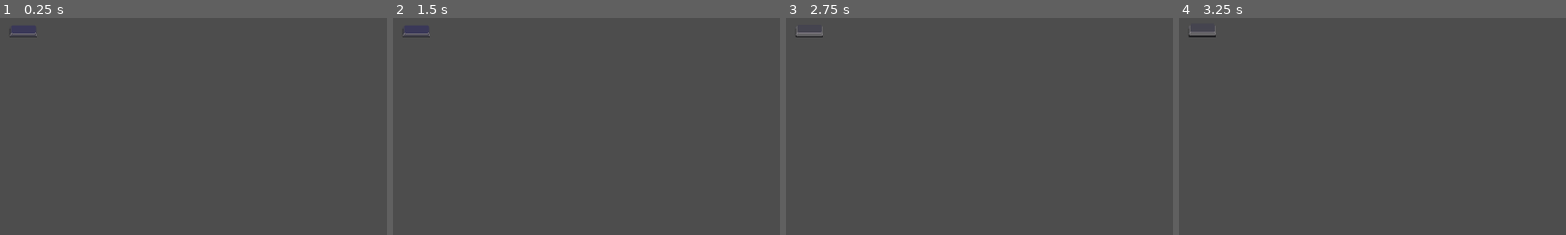
Above: before the commit, frames 1-4 (left to right).
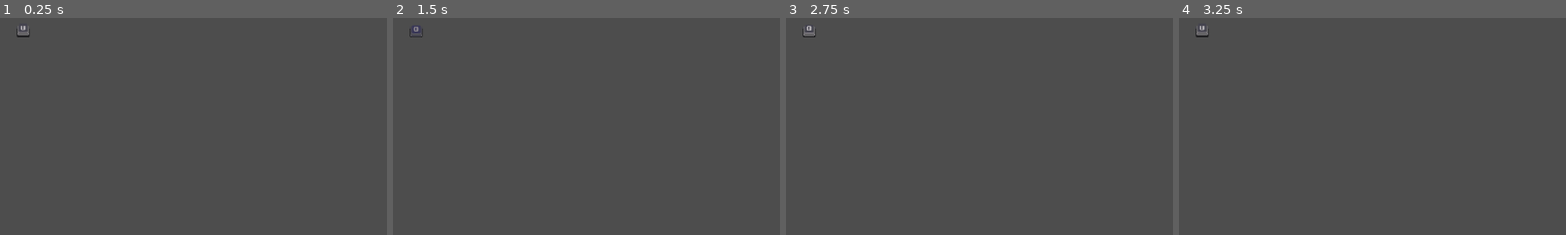
Above: after the commit, the same moments.

Repository: youchanje30/Help-Me-KeyBoard-Warrior
Game: Godot game, scene res://Scenes/testkey.tscn
The game is run twice, just before and just after one commit, with the same random seed, the same clock (stepped at 60 frames per second) and the same inputs. The project has no main scene, so this scene is started directly.
Inputs:
- Up to frame 1 (0.25 s): no input
- Up to frame 2 (1.5 s): tap Enter at 0.5 s; tap Space at 1.25 s
- Up to frame 3 (2.75 s): no input
- Up to frame 4 (3.25 s): tap Enter at 2.75 s
The pictures show only the part of the screen within x 0-50%, y 0-50%; the shares and areas given below are measured in that part.

The runs differ from the first frame. In frame 1, 0.1% of the frame differs, in the area x 2-10%, y 3-9%; in frame 2, less than 0.1%; in frame 3, 0.1%; in frame 4, 0.1%.

Commit message:
keyboard setting
make keyboard with hand.. tired

Diff:
--- /dev/null
+++ b/Scenes/keyboard.tscn
@@ -0,0 +1,491 @@
+[gd_scene load_steps=59 format=3 uid="uid://d2mgkbc7a06ri"]
+
+[ext_resource type="Texture2D" uid="uid://c33vrem1320xw" path="res://Sprites/Keyboards/AllKeys/EMPTY1.png" id="1_nsyqp"]
+[ext_resource type="Texture2D" uid="uid://dfatth45tu6jb" path="res://Sprites/Keyboards/AllKeys/1.png" id="1_wpl7q"]
+[ext_resource type="Texture2D" uid="uid://wa5vf20si71o" path="res://Sprites/Keyboards/AllKeys/2.png" id="2_wrfmh"]
+[ext_resource type="Texture2D" uid="uid://bdsmm7ulrwbvb" path="res://Sprites/Keyboards/AllKeys/3.png" id="3_gnod7"]
+[ext_resource type="Texture2D" uid="uid://1yhxwxo2ispd" path="res://Sprites/Keyboards/AllKeys/4.png" id="4_mub0k"]
+[ext_resource type="Texture2D" uid="uid://dgh16wlyw6d4m" path="res://Sprites/Keyboards/AllKeys/5.png" id="5_gr561"]
+[ext_resource type="Texture2D" uid="uid://b758oix4brokp" path="res://Sprites/Keyboards/AllKeys/6.png" id="6_iaoia"]
+[ext_resource type="Texture2D" uid="uid://mbl4v4vxu1m7" path="res://Sprites/Keyboards/AllKeys/7.png" id="7_ss8x5"]
+[ext_resource type="Texture2D" uid="uid://ctttmr22p5dqm" path="res://Sprites/Keyboards/AllKeys/8.png" id="8_p3dl4"]
+[ext_resource type="Texture2D" uid="uid://07475mdgbpsn" path="res://Sprites/Keyboards/AllKeys/9.png" id="9_7dcch"]
+[ext_resource type="Texture2D" uid="uid://drcdhbhup0cgb" path="res://Sprites/Keyboards/AllKeys/0.png" id="10_cq2ue"]
+[ext_resource type="Texture2D" uid="uid://x1cd6qf6w2bf" path="res://Sprites/Keyboards/AllKeys/TAB.png" id="12_0q7ex"]
+[ext_resource type="Texture2D" uid="uid://dv2xy0wi0ffy4" path="res://Sprites/Keyboards/AllKeys/P.png" id="12_doyp5"]
+[ext_resource type="Texture2D" uid="uid://dhv6xkn28d1np" path="res://Sprites/Keyboards/AllKeys/PLUS.png" id="13_j2xr1"]
+[ext_resource type="Texture2D" uid="uid://d2jic3rvfc8wi" path="res://Sprites/Keyboards/AllKeys/Q.png" id="13_jqhdm"]
+[ext_resource type="Texture2D" uid="uid://dvnggapi5h7dr" path="res://Sprites/Keyboards/AllKeys/UNDERSCORE.png" id="14_2l233"]
+[ext_resource type="Texture2D" uid="uid://65mocvj6byqu" path="res://Sprites/Keyboards/AllKeys/W.png" id="14_84fio"]
+[ext_resource type="Texture2D" uid="uid://b0qao00t7fg" path="res://Sprites/Keyboards/AllKeys/BACKSPACE.png" id="15_hq67j"]
+[ext_resource type="Texture2D" uid="uid://brtmkiovtj07l" path="res://Sprites/Keyboards/AllKeys/E.png" id="15_pd4c4"]
+[ext_resource type="Texture2D" uid="uid://dhsy8gy760h2b" path="res://Sprites/Keyboards/AllKeys/R.png" id="16_axo3y"]
+[ext_resource type="Texture2D" uid="uid://bdwiup22g4yxa" path="res://Sprites/Keyboards/AllKeys/T.png" id="17_wg82k"]
+[ext_resource type="Texture2D" uid="uid://dxiyd8h4maess" path="res://Sprites/Keyboards/AllKeys/Y.png" id="18_n3la4"]
+[ext_resource type="Texture2D" uid="uid://bgomn1p82efkd" path="res://Sprites/Keyboards/AllKeys/U.png" id="19_5rkjd"]
+[ext_resource type="Texture2D" uid="uid://cvtf3kcoa3r3" path="res://Sprites/Keyboards/AllKeys/I.png" id="20_bjj0d"]
+[ext_resource type="Texture2D" uid="uid://dht2fuv1xtjsv" path="res://Sprites/Keyboards/AllKeys/O.png" id="22_2t6y3"]
+[ext_resource type="Texture2D" uid="uid://cbj84y0wokxsv" path="res://Sprites/Keyboards/AllKeys/CAPS.png" id="23_b5y4w"]
+[ext_resource type="Texture2D" uid="uid://bn05v7785oet3" path="res://Sprites/Keyboards/AllKeys/A.png" id="24_dt8ib"]
+[ext_resource type="Texture2D" uid="uid://cuwqpff6xu42" path="res://Sprites/Keyboards/AllKeys/S.png" id="25_h7yu3"]
+[ext_resource type="Texture2D" uid="uid://c2a6c3prtj70d" path="res://Sprites/Keyboards/AllKeys/D.png" id="26_y45ew"]
+[ext_resource type="Texture2D" uid="uid://dmd5ssinl1o8b" path="res://Sprites/Keyboards/AllKeys/F.png" id="27_ueno0"]
+[ext_resource type="Texture2D" uid="uid://havmaxamjj2h" path="res://Sprites/Keyboards/AllKeys/PIPE.png" id="27_vo1wo"]
+[ext_resource type="Texture2D" uid="uid://b3up0f78imxmg" path="res://Sprites/Keyboards/AllKeys/G.png" id="28_1is68"]
+[ext_resource type="Texture2D" uid="uid://cr63wd8v4t1ry" path="res://Sprites/Keyboards/AllKeys/OPENCURLY.png" id="28_ahq5j"]
+[ext_resource type="Texture2D" uid="uid://dkge8iuerl8as" path="res://Sprites/Keyboards/AllKeys/H.png" id="29_8jk2s"]
+[ext_resource type="Texture2D" uid="uid://ucv8ken7jfdp" path="res://Sprites/Keyboards/AllKeys/ENTER.png" id="29_ucarg"]
+[ext_resource type="Texture2D" uid="uid://dcnwwdtp060md" path="res://Sprites/Keyboards/AllKeys/J.png" id="30_nsnjf"]
+[ext_resource type="Texture2D" uid="uid://dsi4sbyr2yv13" path="res://Sprites/Keyboards/AllKeys/K.png" id="31_resor"]
+[ext_resource type="Texture2D" uid="uid://dljfj30p33nju" path="res://Sprites/Keyboards/AllKeys/L.png" id="32_5x21j"]
+[ext_resource type="Texture2D" uid="uid://coxy8yolrdnl7" path="res://Sprites/Keyboards/AllKeys/SHIFTALTERNATIVE.png" id="33_v5pfh"]
+[ext_resource type="Texture2D" uid="uid://c0fmsqqfsgq55" path="res://Sprites/Keyboards/AllKeys/Z.png" id="34_2ttla"]
+[ext_resource type="Texture2D" uid="uid://cm28v6jf151rm" path="res://Sprites/Keyboards/AllKeys/X.png" id="35_f4xsu"]
+[ext_resource type="Texture2D" uid="uid://batvq2pyl0fru" path="res://Sprites/Keyboards/AllKeys/C.png" id="36_uer6w"]
+[ext_resource type="Texture2D" uid="uid://vk7540rxou22" path="res://Sprites/Keyboards/AllKeys/V.png" id="37_jioxg"]
+[ext_resource type="Texture2D" uid="uid://cyjdt3crwhs2s" path="res://Sprites/Keyboards/AllKeys/B.png" id="38_b86ii"]
+[ext_resource type="Texture2D" uid="uid://c1e3l1xdaxha5" path="res://Sprites/Keyboards/AllKeys/N.png" id="39_jimsv"]
+[ext_resource type="Texture2D" uid="uid://cc6qmnu53mocr" path="res://Sprites/Keyboards/AllKeys/COLON.png" id="40_5wjox"]
+[ext_resource type="Texture2D" uid="uid://cpnd05omaqdu5" path="res://Sprites/Keyboards/AllKeys/M.png" id="40_km7p5"]
+[ext_resource type="Texture2D" uid="uid://dwm4wfaegkpff" path="res://Sprites/Keyboards/AllKeys/LESSTHAN.png" id="41_88wa8"]
+[ext_resource type="Texture2D" uid="uid://ddhdw4e338ey1" path="res://Sprites/Keyboards/AllKeys/QUOTE.png" id="41_uyls5"]
+[ext_resource type="Texture2D" uid="uid://cr1kj6s0qwx6s" path="res://Sprites/Keyboards/AllKeys/GREATERTHAN.png" id="42_ih3q5"]
+[ext_resource type="Texture2D" uid="uid://0178ktdyglxt" path="res://Sprites/Keyboards/AllKeys/CLOSECURLY.png" id="42_vi1v4"]
+[ext_resource type="Texture2D" uid="uid://8gg44d1u1n3h" path="res://Sprites/Keyboards/AllKeys/QUESTIONMARK.png" id="43_aksai"]
+[ext_resource type="Texture2D" uid="uid://hlrgn7nivj52" path="res://Sprites/Keyboards/AllKeys/SHIFTBIGGER.png" id="45_5oiol"]
+[ext_resource type="Texture2D" uid="uid://4gx7f7sc13eu" path="res://Sprites/Keyboards/AllKeys/CTRL.png" id="55_6tb7t"]
+[ext_resource type="Texture2D" uid="uid://d4ivu7u6ykxp3" path="res://Sprites/Keyboards/AllKeys/WINDOWS.png" id="56_m3jeh"]
+[ext_resource type="Texture2D" uid="uid://bgwbmo5ns47nb" path="res://Sprites/Keyboards/AllKeys/ALT.png" id="57_pfn3j"]
+[ext_resource type="Texture2D" uid="uid://da66ta1v01ded" path="res://Sprites/Keyboards/AllKeys/SPACE.png" id="58_v0rvq"]
+[ext_resource type="Texture2D" uid="uid://uo54qvoqduxu" path="res://Sprites/Keyboards/AllKeys/ALTGR.png" id="59_8c8vb"]
+
+[node name="Keyboard" type="Node"]
+
+[node name="0" type="Node" parent="."]
+
+[node name="~" type="Sprite2D" parent="0"]
+position = Vector2(-19, 0)
+texture = ExtResource("1_nsyqp")
+centered = false
+region_enabled = true
+region_rect = Rect2(0, 0, 19, 21)
+
+[node name="1" type="Sprite2D" parent="0"]
+texture = ExtResource("1_wpl7q")
+centered = false
+region_enabled = true
+region_rect = Rect2(0, 0, 19, 21)
+
+[node name="2" type="Sprite2D" parent="0"]
+position = Vector2(19, 0)
+texture = ExtResource("2_wrfmh")
+centered = false
+region_enabled = true
+region_rect = Rect2(0, 0, 19, 21)
+
+[node name="3" type="Sprite2D" parent="0"]
+position = Vector2(38, 0)
+texture = ExtResource("3_gnod7")
+centered = false
+region_enabled = true
+region_rect = Rect2(0, 0, 19, 21)
+
+[node name="4" type="Sprite2D" parent="0"]
+position = Vector2(57, 0)
+texture = ExtResource("4_mub0k")
+centered = false
+region_enabled = true
+region_rect = Rect2(0, 0, 19, 21)
+
+[node name="5" type="Sprite2D" parent="0"]
+position = Vector2(76, 0)
+texture = ExtResource("5_gr561")
+centered = false
+region_enabled = true
+region_rect = Rect2(0, 0, 19, 21)
+
+[node name="6" type="Sprite2D" parent="0"]
+position = Vector2(95, 0)
+texture = ExtResource("6_iaoia")
+centered = false
+region_enabled = true
+region_rect = Rect2(0, 0, 19, 21)
+
+[node name="7" type="Sprite2D" parent="0"]
+position = Vector2(114, 0)
+texture = ExtResource("7_ss8x5")
+centered = false
+region_enabled = true
+region_rect = Rect2(0, 0, 19, 21)
+
+[node name="8" type="Sprite2D" parent="0"]
+position = Vector2(133, 0)
+texture = ExtResource("8_p3dl4")
+centered = false
+region_enabled = true
+region_rect = Rect2(0, 0, 19, 21)
+
+[node name="9" type="Sprite2D" parent="0"]
+position = Vector2(152, 0)
+texture = ExtResource("9_7dcch")
+centered = false
+region_enabled = true
+region_rect = Rect2(0, 0, 19, 21)
+
+[node name="0" type="Sprite2D" parent="0"]
+position = Vector2(171, 0)
+texture = ExtResource("10_cq2ue")
+centered = false
+region_enabled = true
+region_rect = Rect2(0, 0, 19, 21)
+
+[node name="+" type="Sprite2D" parent="0"]
+position = Vector2(190, 0)
+texture = ExtResource("13_j2xr1")
+centered = false
+region_enabled = true
+region_rect = Rect2(0, 0, 19, 21)
+
+[node name="_" type="Sprite2D" parent="0"]
+position = Vector2(209, 0)
+texture = ExtResource("14_2l233")
+centered = false
+region_enabled = true
+region_rect = Rect2(0, 0, 19, 21)
+
+[node name="backspace" type="Sprite2D" parent="0"]
+position = Vector2(228, 0)
+texture = ExtResource("15_hq67j")
+centered = false
+region_enabled = true
+region_rect = Rect2(0, 0, 53, 21)
+
+[node name="1" type="Node" parent="."]
+
+[node name="tab" type="Sprite2D" parent="1"]
+position = Vector2(-19, 15)
+texture = ExtResource("12_0q7ex")
+centered = false
+region_enabled = true
+region_rect = Rect2(0, 0, 33, 21)
+
+[node name="q" type="Sprite2D" parent="1"]
+position = Vector2(14, 15)
+texture = ExtResource("13_jqhdm")
+centered = false
+region_enabled = true
+region_rect = Rect2(0, 0, 19, 21)
+
+[node name="w" type="Sprite2D" parent="1"]
+position = Vector2(33, 15)
+texture = ExtResource("14_84fio")
+centered = false
+region_enabled = true
+region_rect = Rect2(0, 0, 19, 21)
+
+[node name="e" type="Sprite2D" parent="1"]
+position = Vector2(52, 15)
+texture = ExtResource("15_pd4c4")
+centered = false
+region_enabled = true
+region_rect = Rect2(0, 0, 19, 21)
+
+[node name="r" type="Sprite2D" parent="1"]
+position = Vector2(71, 15)
+texture = ExtResource("16_axo3y")
+centered = false
+region_enabled = true
+region_rect = Rect2(0, 0, 19, 21)
+
+[node name="t" type="Sprite2D" parent="1"]
+position = Vector2(90, 15)
+texture = ExtResource("17_wg82k")
+centered = false
+region_enabled = true
+region_rect = Rect2(0, 0, 19, 21)
+
+[node name="y" type="Sprite2D" parent="1"]
+position = Vector2(109, 15)
+texture = ExtResource("18_n3la4")
+centered = false
+region_enabled = true
+region_rect = Rect2(0, 0, 19, 21)
+
+[node name="u" type="Sprite2D" parent="1"]
+position = Vector2(128, 15)
+texture = ExtResource("19_5rkjd")
+centered = false
+region_enabled = true
+region_rect = Rect2(0, 0, 19, 21)
+
+[node name="i" type="Sprite2D" parent="1"]
+position = Vector2(147, 15)
+texture = ExtResource("20_bjj0d")
+centered = false
+region_enabled = true
+region_rect = Rect2(0, 0, 19, 21)
+
+[node name="o" type="Sprite2D" parent="1"]
+position = Vector2(166, 15)
+texture = ExtResource("22_2t6y3")
+centered = false
+region_enabled = true
+region_rect = Rect2(0, 0, 19, 21)
+
+[node name="p" type="Sprite2D" parent="1"]
+position = Vector2(185, 15)
+texture = ExtResource("12_doyp5")
+centered = false
+region_enabled = true
+region_rect = Rect2(0, 0, 19, 21)
+
+[node name="pipe" type="Sprite2D" parent="1"]
+position = Vector2(204, 15)
+texture = ExtResource("27_vo1wo")
+centered = false
+region_enabled = true
+region_rect = Rect2(0, 0, 19, 21)
+
+[node name="{" type="Sprite2D" parent="1"]
+position = Vector2(223, 15)
+texture = ExtResource("28_ahq5j")
+centered = false
+region_enabled = true
+region_rect = Rect2(0, 0, 19, 21)
+
+[node name="enter" type="Sprite2D" parent="1"]
+position = Vector2(242, 15)
+texture = ExtResource("29_ucarg")
+centered = false
+region_enabled = true
+region_rect = Rect2(0, 0, 39, 36)
+
+[node name="2" type="Node" parent="."]
+
+[node name="cap" type="Sprite2D" parent="2"]
+position = Vector2(-19, 30)
+texture = ExtResource("23_b5y4w")
+centered = false
+region_enabled = true
+region_rect = Rect2(0, 0, 41, 21)
+
+[node name="a" type="Sprite2D" parent="2"]
+position = Vector2(22, 30)
+texture = ExtResource("24_dt8ib")
+centered = false
+region_enabled = true
+region_rect = Rect2(0, 0, 19, 21)
+
+[node name="s" type="Sprite2D" parent="2"]
+position = Vector2(41, 30)
+texture = ExtResource("25_h7yu3")
+centered = false
+region_enabled = true
+region_rect = Rect2(0, 0, 19, 21)
+
+[node name="d" type="Sprite2D" parent="2"]
+position = Vector2(60, 30)
+texture = ExtResource("26_y45ew")
+centered = false
+region_enabled = true
+region_rect = Rect2(0, 0, 19, 21)
+
+[node name="f" type="Sprite2D" parent="2"]
+position = Vector2(79, 30)
+texture = ExtResource("27_ueno0")
+centered = false
+region_enabled = true
+region_rect = Rect2(0, 0, 19, 21)
+
+[node name="g" type="Sprite2D" parent="2"]
+position = Vector2(98, 30)
+texture = ExtResource("28_1is68")
+centered = false
+region_enabled = true
+region_rect = Rect2(0, 0, 19, 21)
+
+[node name="h" type="Sprite2D" parent="2"]
+position = Vector2(117, 30)
+texture = ExtResource("29_8jk2s")
+centered = false
+region_enabled = true
+region_rect = Rect2(0, 0, 19, 21)
+
+[node name="j" type="Sprite2D" parent="2"]
+position = Vector2(136, 30)
+texture = ExtResource("30_nsnjf")
+centered = false
+region_enabled = true
+region_rect = Rect2(0, 0, 19, 21)
+
+[node name="k" type="Sprite2D" parent="2"]
+position = Vector2(155, 30)
+texture = ExtResource("31_resor")
+centered = false
+region_enabled = true
+region_rect = Rect2(0, 0, 19, 21)
+
+[node name="l" type="Sprite2D" parent="2"]
+position = Vector2(174, 30)
+texture = ExtResource("32_5x21j")
+centered = false
+region_enabled = true
+region_rect = Rect2(0, 0, 19, 21)
+
+[node name="colon" type="Sprite2D" parent="2"]
+position = Vector2(193, 30)
+texture = ExtResource("40_5wjox")
+centered = false
+region_enabled = true
+region_rect = Rect2(0, 0, 19, 21)
+
+[node name="quote" type="Sprite2D" parent="2"]
+position = Vector2(212, 30)
+texture = ExtResource("41_uyls5")
+centered = false
+region_enabled = true
+region_rect = Rect2(0, 0, 19, 21)
+
+[node name="quote2" type="Sprite2D" parent="2"]
+position = Vector2(231, 30)
+texture = ExtResource("42_vi1v4")
+centered = false
+region_enabled = true
+region_rect = Rect2(0, 0, 19, 21)
+
+[node name="3" type="Node" parent="."]
+
+[node name="left shift" type="Sprite2D" parent="3"]
+position = Vector2(-19, 45)
+texture = ExtResource("33_v5pfh")
+centered = false
+region_enabled = true
+region_rect = Rect2(0, 0, 49, 21)
+
+[node name="z" type="Sprite2D" parent="3"]
+position = Vector2(30, 45)
+texture = ExtResource("34_2ttla")
+centered = false
+region_enabled = true
+region_rect = Rect2(0, 0, 19, 21)
+
+[node name="x" type="Sprite2D" parent="3"]
+position = Vector2(49, 45)
+texture = ExtResource("35_f4xsu")
+centered = false
+region_enabled = true
+region_rect = Rect2(0, 0, 19, 21)
+
+[node name="c" type="Sprite2D" parent="3"]
+position = Vector2(68, 45)
+texture = ExtResource("36_uer6w")
+centered = false
+region_enabled = true
+region_rect = Rect2(0, 0, 19, 21)
+
+[node name="v" type="Sprite2D" parent="3"]
+position = Vector2(87, 45)
+texture = ExtResource("37_jioxg")
+centered = false
+region_enabled = true
+region_rect = Rect2(0, 0, 19, 21)
+
+[node name="b" type="Sprite2D" parent="3"]
+position = Vector2(106, 45)
+texture = ExtResource("38_b86ii")
+centered = false
+region_enabled = true
+region_rect = Rect2(0, 0, 19, 21)
+
+[node name="n" type="Sprite2D" parent="3"]
+position = Vector2(125, 45)
+texture = ExtResource("39_jimsv")
+centered = false
+region_enabled = true
+region_rect = Rect2(0, 0, 19, 21)
+
+[node name="m" type="Sprite2D" parent="3"]
+position = Vector2(144, 45)
+texture = ExtResource("40_km7p5")
+centered = false
+region_enabled = true
+region_rect = Rect2(0, 0, 19, 21)
+
+[node name="<" type="Sprite2D" parent="3"]
+position = Vector2(163, 45)
+texture = ExtResource("41_88wa8")
+centered = false
+region_enabled = true
+region_rect = Rect2(0, 0, 19, 21)
+
+[node name=">" type="Sprite2D" parent="3"]
+position = Vector2(182, 45)
+texture = ExtResource("42_ih3q5")
+centered = false
+region_enabled = true
+region_rect = Rect2(0, 0, 19, 21)
+
+[node name="question mark" type="Sprite2D" parent="3"]
+position = Vector2(201, 45)
+texture = ExtResource("43_aksai")
+centered = false
+region_enabled = true
+region_rect = Rect2(0, 0, 19, 21)
+
+[node name="right shift" type="Sprite2D" parent="3"]
+position = Vector2(220, 45)
+texture = ExtResource("45_5oiol")
+centered = false
+region_enabled = true
+region_rect = Rect2(0, 0, 61, 21)
+
+[node name="4" type="Node" parent="."]
+
+[node name="left cntl" type="Sprite2D" parent="4"]
+position = Vector2(-19, 60)
+texture = ExtResource("55_6tb7t")
+centered = false
+region_enabled = true
+region_rect = Rect2(0, 0, 41, 21)
+
+[node name="left win" type="Sprite2D" parent="4"]
+position = Vector2(22, 60)
+texture = ExtResource("56_m3jeh")
+centered = false
+region_enabled = true
+region_rect = Rect2(0, 0, 19, 21)
+
+[node name="left alt" type="Sprite2D" parent="4"]
+position = Vector2(41, 60)
+texture = ExtResource("57_pfn3j")
+centered = false
+region_enabled = true
+region_rect = Rect2(0, 0, 33, 21)
+
+[node name="space" type="Sprite2D" parent="4"]
+position = Vector2(74, 60)
+texture = ExtResource("58_v0rvq")
+centered = false
+region_enabled = true
+region_rect = Rect2(0, 0, 98, 21)
+
+[node name="right alt" type="Sprite2D" parent="4"]
+position = Vector2(172, 60)
+texture = ExtResource("59_8c8vb")
+centered = false
+region_enabled = true
+region_rect = Rect2(0, 0, 49, 21)
+
+[node name="right win" type="Sprite2D" parent="4"]
+position = Vector2(221, 60)
+texture = ExtResource("56_m3jeh")
+centered = false
+region_enabled = true
+region_rect = Rect2(0, 0, 19, 21)
+
+[node name="right cntl" type="Sprite2D" parent="4"]
+position = Vector2(240, 60)
+texture = ExtResource("55_6tb7t")
+centered = false
+region_enabled = true
+region_rect = Rect2(0, 0, 41, 21)
--- a/Scenes/testkey.tscn
+++ b/Scenes/testkey.tscn
@@ -1,7 +1,7 @@
 [gd_scene load_steps=3 format=3 uid="uid://bq3lmouvg7iih"]
 
 [ext_resource type="Script" path="res://Scripts/Key/KeySpriteController.gd" id="1_68b1b"]
-[ext_resource type="Texture2D" uid="uid://danefjfa5wrxr" path="res://Sprites/Keyboards/AllKeys/EMPTY2.png" id="2_4a2rn"]
+[ext_resource type="Texture2D" uid="uid://drcdhbhup0cgb" path="res://Sprites/Keyboards/AllKeys/0.png" id="2_og4ib"]
 
 [node name="Testkey" type="Node" node_paths=PackedStringArray("sprite")]
 script = ExtResource("1_68b1b")
@@ -9,7 +9,7 @@
 
 [node name="Sprite2D" type="Sprite2D" parent="."]
 position = Vector2(35, 19)
-texture = ExtResource("2_4a2rn")
+texture = ExtResource("2_og4ib")
 region_enabled = true
 region_rect = Rect2(41, 0, 41, 21)
 
--- a/Scripts/Key/KeySpriteController.gd
+++ b/Scripts/Key/KeySpriteController.gd
@@ -1,28 +1,42 @@
 extends Node
 
-
+@export var key_texture : Texture2D
 @export var sprite : Sprite2D
 
-func _ready() -> void:
-	pass # Replace with function body.
+var region_x_size : int = 0
 
 
-func _process(delta: float) -> void:
-	pass
 
 
+func _ready() -> void:
+	set_sprite_region()
+
+#func _process(delta: float) -> void:
+	#pass
+
+
+func set_sprite_region():
+	sprite.region_enabled = true
+	if key_texture != null: sprite.texture = key_texture
+	var texture_size_x = sprite.texture.get_size().x
+	var texture_size_y = sprite.texture.get_size().y
+	region_x_size = texture_size_x / 3 # it always cut by 3
+	var region_rect_size = Vector2(region_x_size, texture_size_y)
+	sprite.region_rect.size = region_rect_size
+	sprite.region_rect.position = Vector2.ZERO
+
+
+
+#region Change Sprite
 func up_btn()->void:
-	sprite.region_rect.position = Vector2(82, 0)
-	pass
+	sprite.region_rect.position = Vector2(region_x_size*2, 0)
 
 func press_btn()->void:
-	sprite.region_rect.position = Vector2(41, 0)
-	pass
+	sprite.region_rect.position = Vector2(region_x_size*1, 0)
 
 func disable_btn()->void:
 	sprite.region_rect.position = Vector2.ZERO
-	pass
-
+#endregion
 
 var cnt = 0
 func _on_timer_timeout() -> void:
